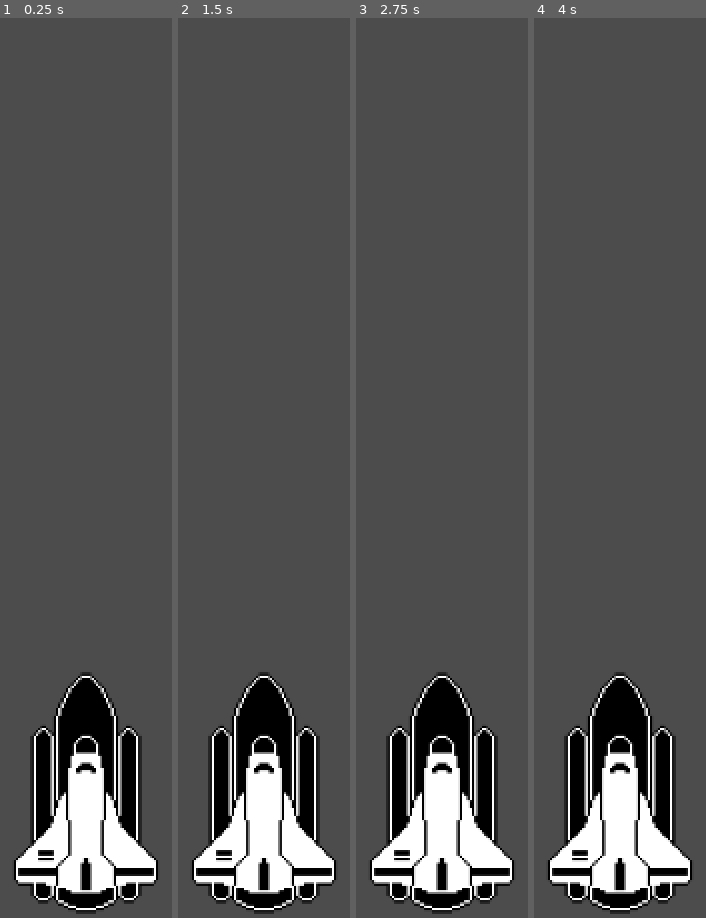
Above: before the commit, frames 1-4 (left to right).
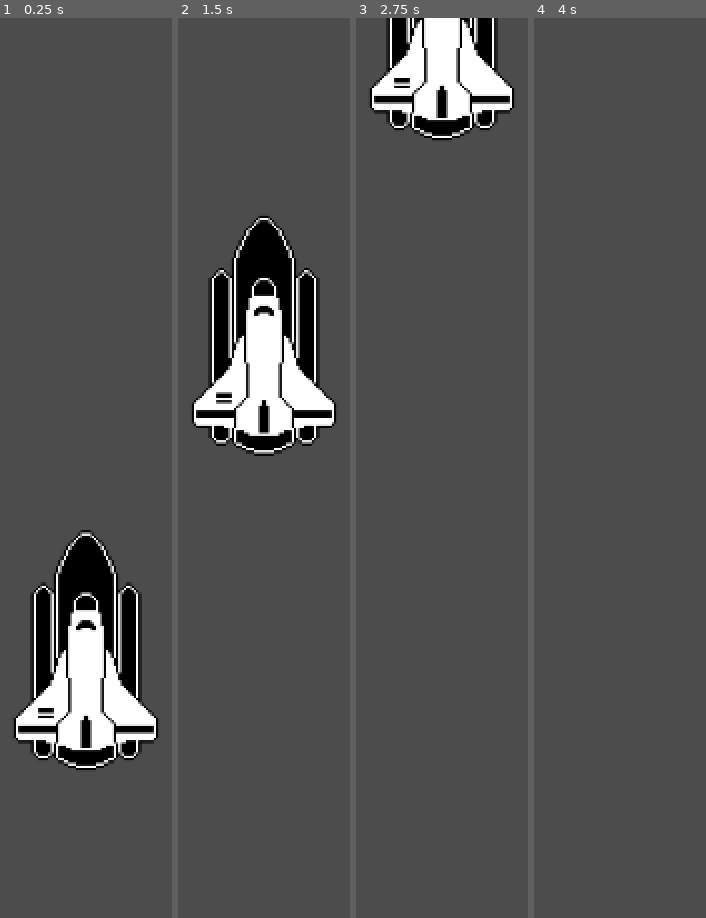
Above: after the commit, the same moments.

Repository: z4gon/rocket-launch-godot-game
Game: Godot game, scene res://World.tscn
The game is run twice, just before and just after one commit, with the same random seed, the same clock (stepped at 60 frames per second) and the same inputs.
Inputs:
- Up to frame 1 (0.25 s): no input
- Up to frame 2 (1.5 s): no input
- Up to frame 3 (2.75 s): no input
- Up to frame 4 (4 s): no input

The runs differ from the first frame. In frame 1, 25% of the frame differs, in the area x 8-92%, y 56-100%; in frame 2, 30%, in the area x 8-92%, y 22-100%; in frame 3, 24%; in frame 4, 15%.

Commit message:
AnimationPlayer, Animation, Script

Diff:
--- /dev/null
+++ b/Scripts/World.gd
@@ -0,0 +1,7 @@
+extends Node
+
+# onready var animationPlayer : AnimationPlayer = get_node("AnimationPlayer")
+onready var animationPlayer : AnimationPlayer = $AnimationPlayer
+
+func _ready():
+	animationPlayer.play("Launch")
--- a/World.tscn
+++ b/World.tscn
@@ -1,12 +1,49 @@
-[gd_scene load_steps=3 format=2]
+[gd_scene load_steps=6 format=2]
 
 [ext_resource path="res://Sprites/RocketShip.png" type="Texture" id=1]
 [ext_resource path="res://Scripts/RocketShip.gd" type="Script" id=2]
+[ext_resource path="res://Scripts/World.gd" type="Script" id=3]
+
+[sub_resource type="Animation" id=1]
+resource_name = "Launch"
+loop = true
+tracks/0/type = "value"
+tracks/0/path = NodePath("RocketShip:position")
+tracks/0/interp = 2
+tracks/0/loop_wrap = true
+tracks/0/imported = false
+tracks/0/enabled = true
+tracks/0/keys = {
+"times": PoolRealArray( 0, 1 ),
+"transitions": PoolRealArray( 1, 1 ),
+"update": 0,
+"values": [ Vector2( 640, 620 ), Vector2( 640, -112 ) ]
+}
+
+[sub_resource type="Animation" id=2]
+length = 0.001
+tracks/0/type = "value"
+tracks/0/path = NodePath("RocketShip:position")
+tracks/0/interp = 1
+tracks/0/loop_wrap = true
+tracks/0/imported = false
+tracks/0/enabled = true
+tracks/0/keys = {
+"times": PoolRealArray( 0 ),
+"transitions": PoolRealArray( 1 ),
+"update": 0,
+"values": [ Vector2( 640, 620 ) ]
+}
 
 [node name="World" type="Node"]
+script = ExtResource( 3 )
 
 [node name="RocketShip" type="Sprite" parent="."]
 position = Vector2( 640, 620 )
 scale = Vector2( 2, 2 )
 texture = ExtResource( 1 )
 script = ExtResource( 2 )
+
+[node name="AnimationPlayer" type="AnimationPlayer" parent="."]
+anims/Launch = SubResource( 1 )
+anims/RESET = SubResource( 2 )
